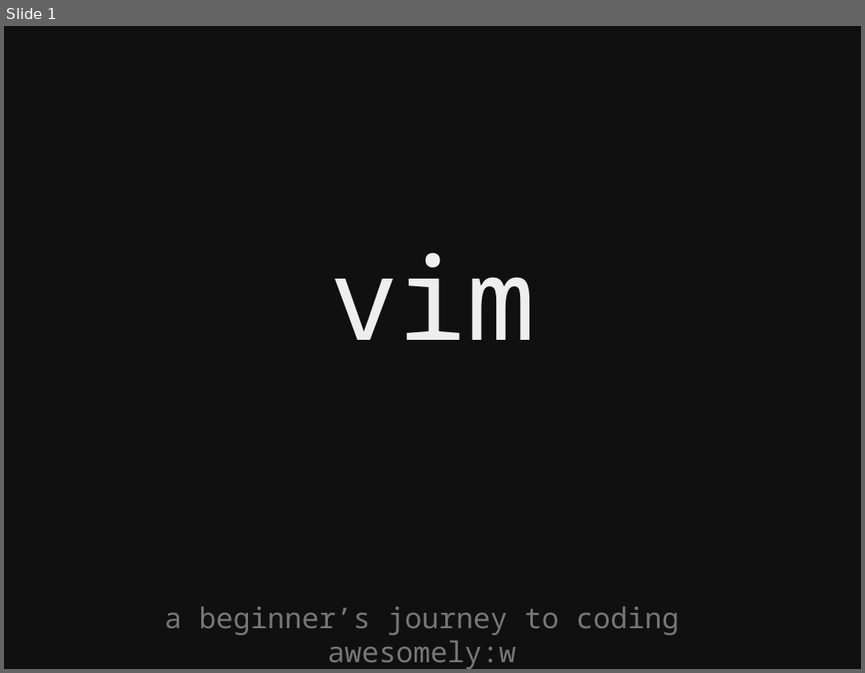
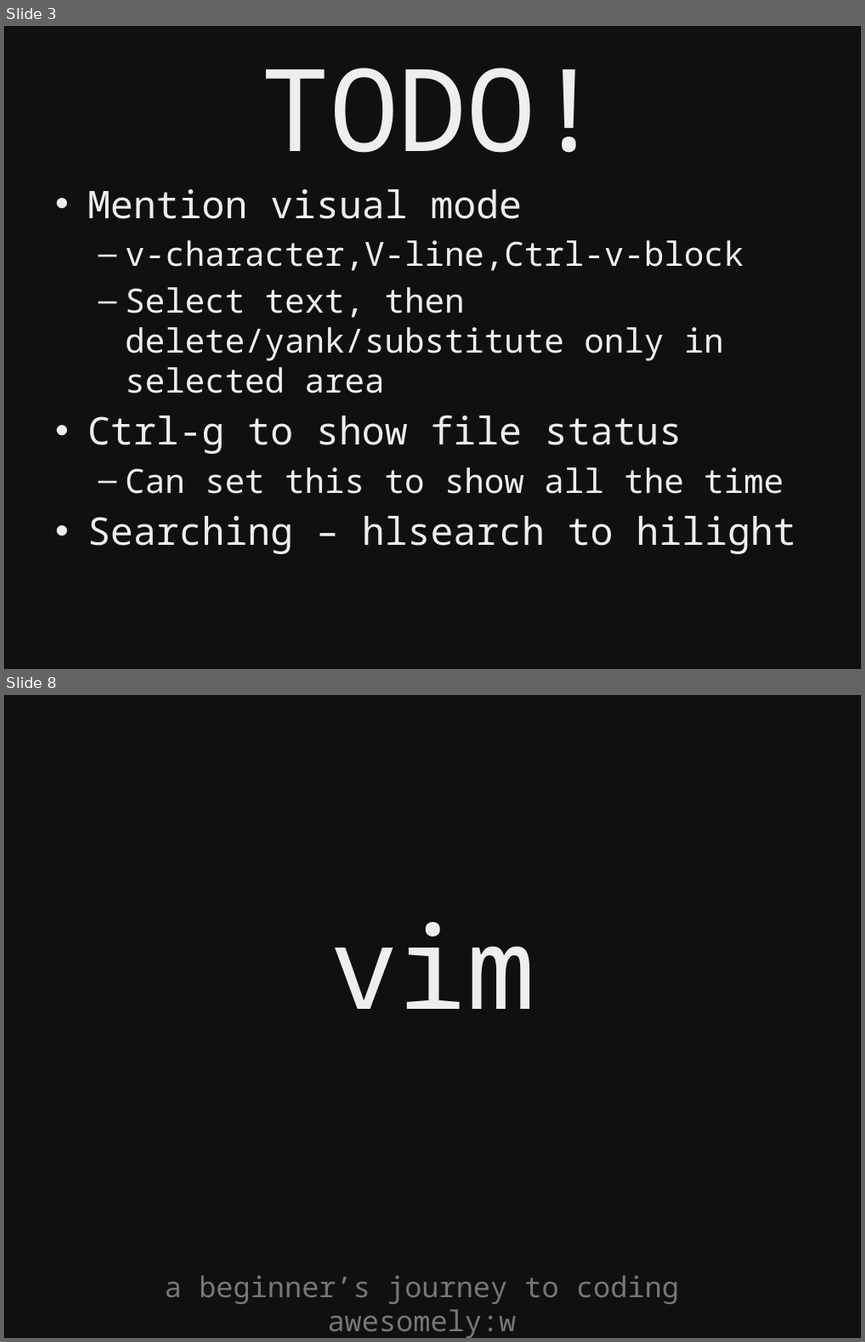
Before and after one commit to kyletolle/talks, a slide deck: beginning_vim-04.17.2012.pptx. Shown one above the other, each under a label of ours: slide 1 before the commit, slides 3 and 8 after it; the slides between them are not shown. The pictures are 865x673 and 865x1342 pixels, drawn with LibreOffice and Linux fonts; fonts in the diff are those of the drawing. Boxes give left, top, right and bottom in pixels: in the first picture for what was removed or moved away, otherwise in the second. Text is boxed around its words. In the diff, an @@ line names an element or a change of style, - is before the commit and + after.

Commit message:
Added TODOs after demoing talk for the first time.

```diff
--- a/beginning_vim-04.17.2012.pptx
+++ b/beginning_vim-04.17.2012.pptx
@@ slide 3 added at (4, 26, 861, 669), background #101010 @@
@@ title added at (261, 68, 603, 153), 96 pt, text #EEEEEE @@
+TODO!
@@ text added at (87, 189, 795, 554), 28 pt, text #EEEEEE @@
+• Mention visual mode
+  – v-character,V-line,Ctrl-v-block
+  – Select text, then delete/yank/substitute only in selected area
+• Ctrl-g to show file status
+  – Can set this to show all the time
+• Searching – hlsearch to hilight
@@ what was slide 1 is now slide 8 @@
```
Also in this commit, not shown: 6 other slides added.
